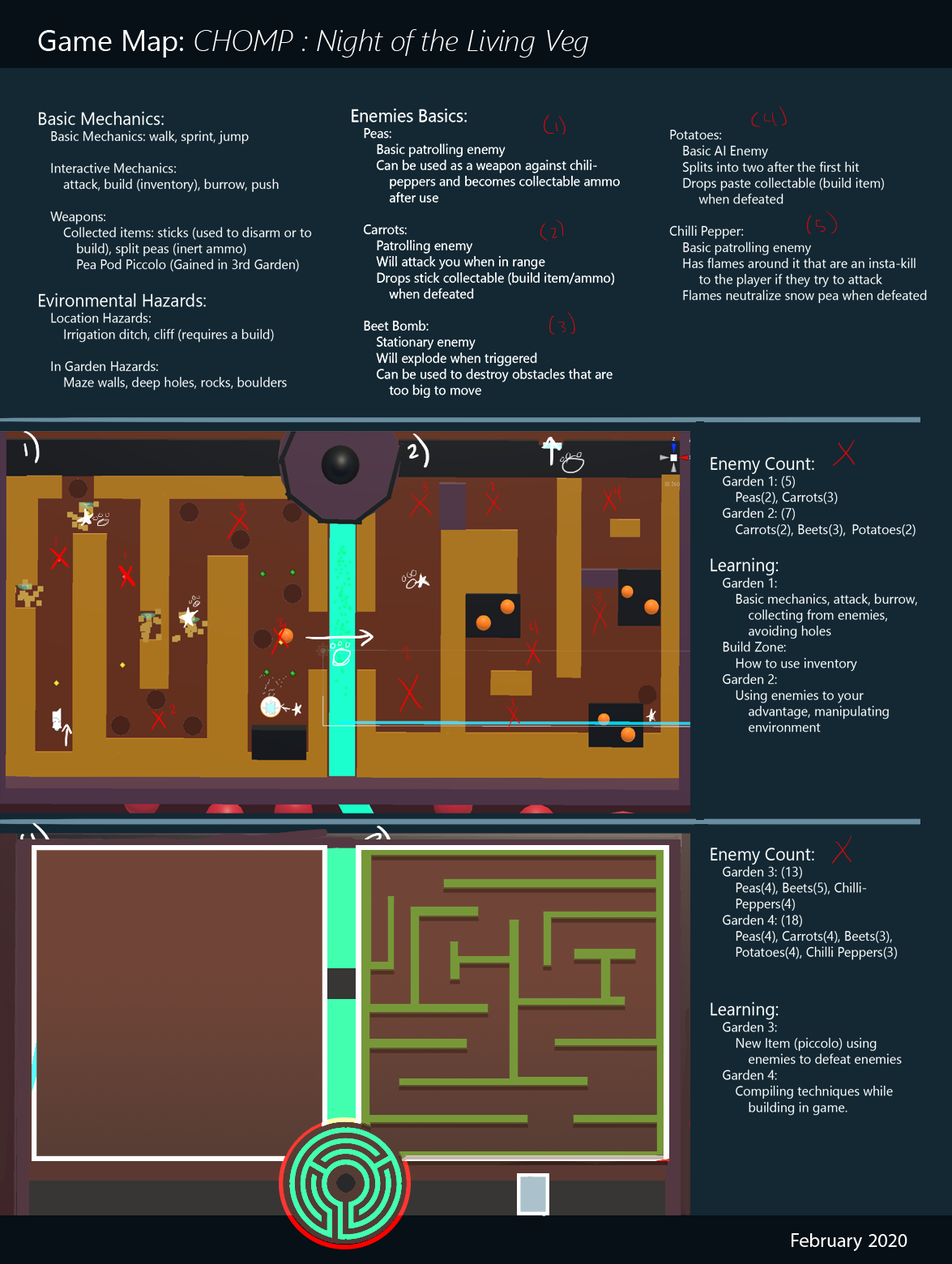
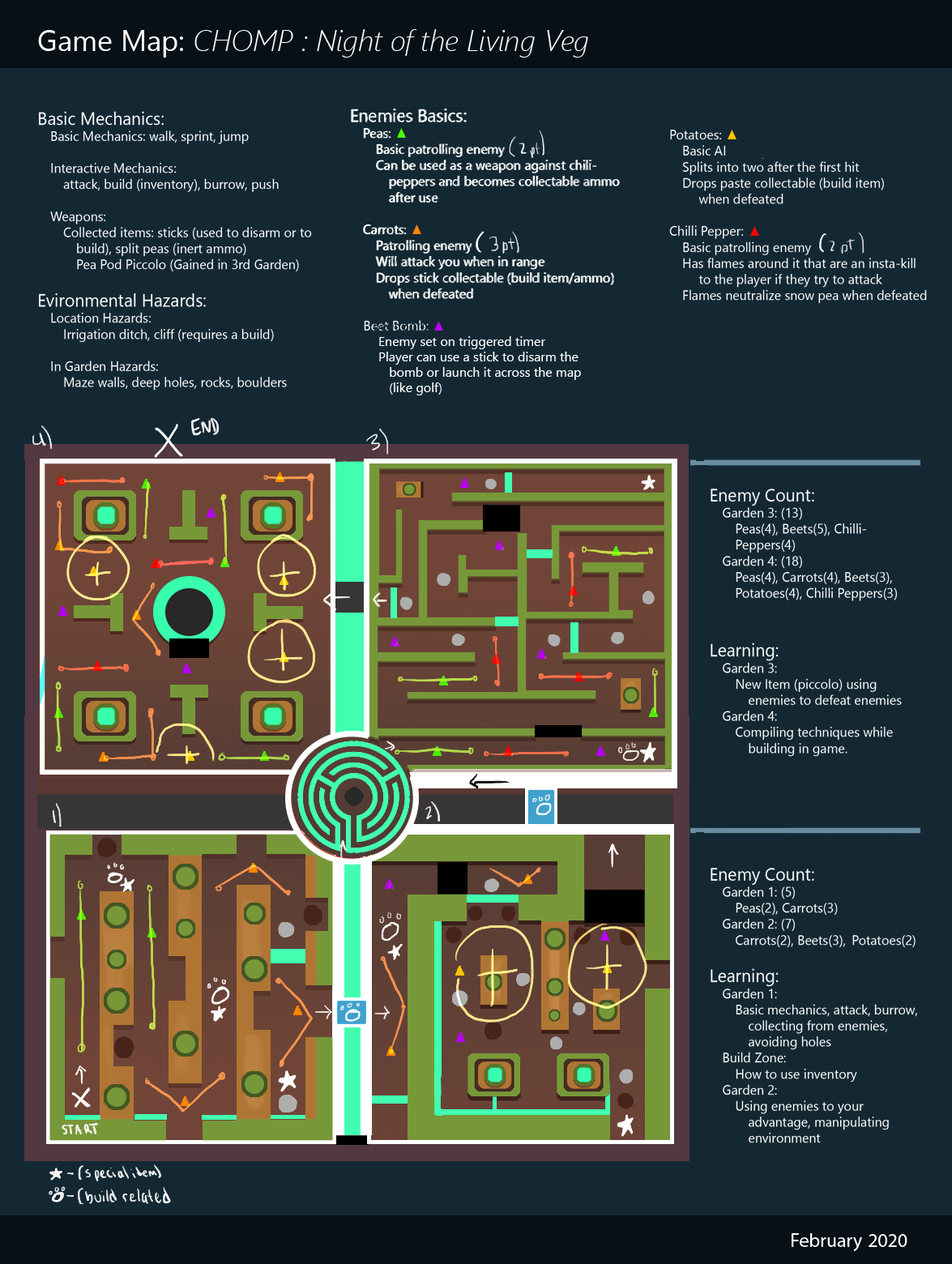
Layered file, before and after one edit (952x1264). Changes by layer:
removed layer "Layer 10" over box(17, 828, 681, 1250)
removed layer "Layer 2" over box(42, 106, 855, 1199)
removed layer "Game Map: CHOMP : Night of the Living Veg" over box(0, 106, 921, 1250)
painted on "Layer 0" over box(24, 106, 921, 1250)
